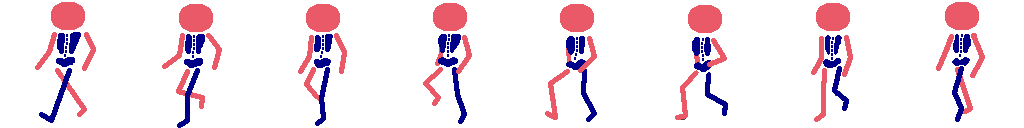
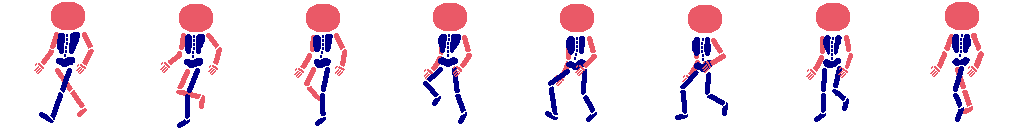
Layer changes from the first 1024 x 128 image to the second:
added layer "Blocking_2_Down" above "Blocking_2_Up" over <box>34,32,984,122</box>
renamed "Down_Character" to "Blocking_1_Down", hid it, moved it into group "old" over <box>35,32,985,122</box>
